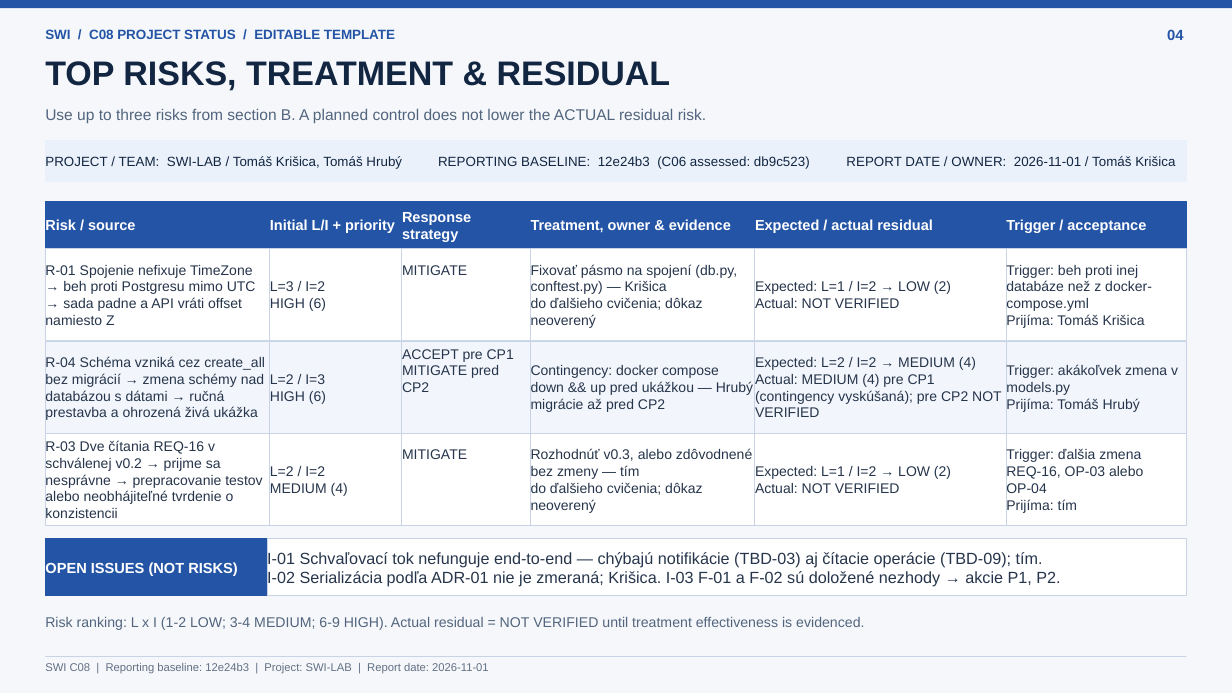
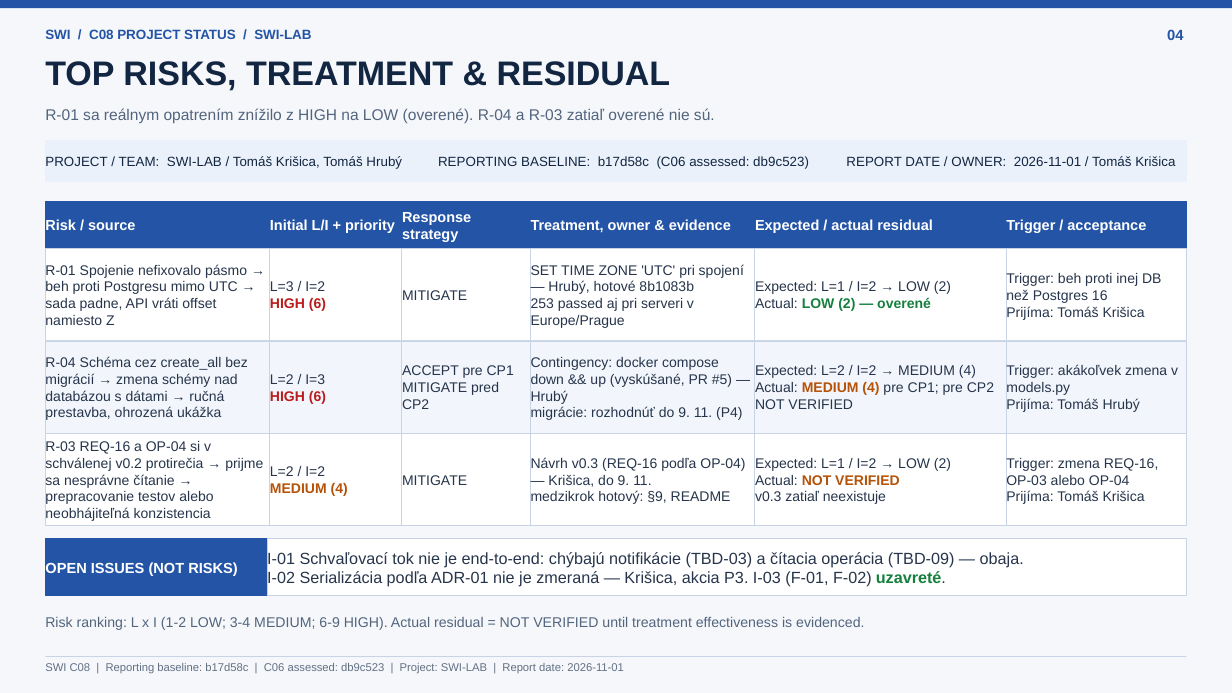
Before and after one commit to thspowered/SWI-LAB, a slide deck: slide 4 of docs/SWI-LAB_C08_Project_Status.pptx. Drawn at 1232x693 pixels with LibreOffice and Linux fonts; fonts in the diff are those of the drawing. Boxes give left, top, right and bottom in pixels: in the first picture for what was removed or moved away, otherwise in the second. Text is boxed around its words. In the diff, an @@ line names an element or a change of style, - is before the commit and + after.

```diff
--- a/docs/SWI-LAB_C08_Project_Status.pptx
+++ b/docs/SWI-LAB_C08_Project_Status.pptx
@@ text at [45, 29, 311, 39]: text changed @@
-SWI / C08 PROJECT STATUS / EDITABLE TEMPLATE
+SWI / C08 PROJECT STATUS / SWI-LAB
@@ text at [45, 108, 715, 123]: text changed @@
-Use up to three risks from section B. A planned control does not lower the ACTUAL residual risk.
+R-01 sa reálnym opatrením znížilo z HIGH na LOW (overené). R-04 a R-03 zatiaľ overené nie sú.
@@ text in rectangle at [438, 156, 809, 169]: text changed @@
-REPORTING BASELINE: 12e24b3 (C06 assessed: db9c523)
+REPORTING BASELINE: b17d58c (C06 assessed: db9c523)
@@ text in rectangle at [45, 263, 247, 329]: text changed @@
-R-01 Spojenie nefixuje TimeZone → beh proti Postgresu mimo UTC → sada padne a API vráti offset namiesto Z
+R-01 Spojenie nefixovalo pásmo → beh proti Postgresu mimo UTC → sada padne, API vráti offset namiesto Z
@@ text in rectangle at [531, 264, 744, 328]: text changed @@
-Fixovať pásmo na spojení (db.py, conftest.py) — Krišica
-do ďalšieho cvičenia; dôkaz neoverený
+SET TIME ZONE 'UTC' pri spojení — Hrubý, hotové 8b1083b
+253 passed aj pri serveri v Europe/Prague
@@ text in rectangle at [270, 298, 326, 311]: text colour #26354B to #B91C1C, bold on in "HIGH (6)" @@
@@ text in rectangle at [755, 297, 931, 311]: text changed; text colour #26354B to #15803D; bold on @@
-Actual: NOT VERIFIED
+Actual: LOW (2) — overené
@@ text in rectangle at [1006, 272, 1161, 304]: text changed @@
-Trigger: beh proti inej databáze než z docker-compose.yml
+Trigger: beh proti inej DB než Postgres 16
@@ text in rectangle at [45, 356, 248, 421]: text changed @@
-R-04 Schéma vzniká cez create_all bez migrácií → zmena schémy nad databázou s dátami → ručná prestavba a ohrozená živá ukážka
+R-04 Schéma cez create_all bez migrácií → zmena schémy nad databázou s dátami → ručná prestavba, ohrozená ukážka
@@ text in rectangle at [531, 357, 742, 420]: text changed @@
-Contingency: docker compose down && up pred ukážkou — Hrubý
-migrácie až pred CP2
+Contingency: docker compose down && up (vyskúšané, PR #5) — Hrubý
+migrácie: rozhodnúť do 9. 11. (P4)
@@ text in rectangle at [755, 382, 994, 409]: text changed @@
-Actual: MEDIUM (4) pre CP1 (contingency vyskúšaná); pre CP2 NOT VERIFIED
+Actual: MEDIUM (4) pre CP1; pre CP2 NOT VERIFIED
@@ text in rectangle at [270, 391, 326, 404]: text colour #26354B to #B91C1C, bold on in "HIGH (6)" @@
@@ text in rectangle at [45, 440, 263, 522]: text changed @@
-R-03 Dve čítania REQ-16 v schválenej v0.2 → prijme sa nesprávne → prepracovanie testov alebo neobhájiteľné tvrdenie o konzistencii
+R-03 REQ-16 a OP-04 si v schválenej v0.2 protirečia → prijme sa nesprávne čítanie → prepracovanie testov alebo neobhájiteľná konzistencia
@@ text in rectangle at [531, 457, 745, 504]: text changed @@
-Rozhodnúť v0.3, alebo zdôvodnené bez zmeny — tím
-do ďalšieho cvičenia; dôkaz neoverený
+Návrh v0.3 (REQ-16 podľa OP-04) — Krišica, do 9. 11.
+medzikrok hotový: §9, README
@@ text in rectangle at [755, 475, 900, 485]: text colour #26354B to #B45309, bold on in "NOT VERIFIED" @@
@@ text in rectangle at [1006, 457, 1158, 505]: text changed @@
-Trigger: ďalšia zmena REQ-16, OP-03 alebo OP-04
-Prijíma: tím
+Trigger: zmena REQ-16, OP-03 alebo OP-04
+Prijíma: Tomáš Krišica
@@ text in rectangle at [270, 483, 348, 496]: text colour #26354B to #B45309, bold on in "MEDIUM (4)" @@
@@ text in rectangle at [755, 491, 886, 504]: paragraph added @@
+v0.3 zatiaľ neexistuje
@@ text in rectangle at [267, 550, 1024, 587]: text changed @@
-I-01 Schvaľovací tok nefunguje end-to-end — chýbajú notifikácie (TBD-03) aj čítacie operácie (TBD-09); tím.
-I-02 Serializácia podľa ADR-01 nie je zmeraná; Krišica. I-03 F-01 a F-02 sú doložené nezhody → akcie P1, P2.
+I-01 Schvaľovací tok nie je end-to-end: chýbajú notifikácie (TBD-03) a čítacia operácia (TBD-09) — obaja.
+I-02 Serializácia podľa ADR-01 nie je zmeraná — Krišica, akcia P3. I-03 (F-01, F-02) uzavreté.
@@ text at [45, 663, 624, 674]: text changed @@
-SWI C08 | Reporting baseline: 12e24b3 | Project: SWI-LAB | Report date: 2026-11-01
+SWI C08 | Reporting baseline: b17d58c | C06 assessed: db9c523 | Project: SWI-LAB | Report date: 2026-11-01
```
Also in this commit, not shown: 5 other slides changed.
